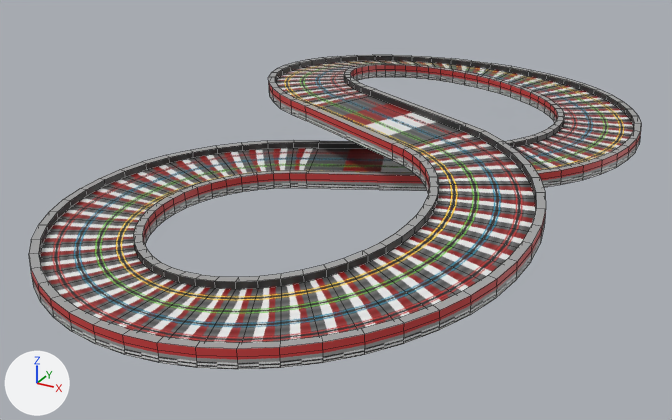
The FBX model loop-racers/Assets/Models/track.fbx as it was, and as the next commit left it.
The view is the same before and after, from a camera (50 mm lens) standing at (2.12, -4.38, 1.87) and looking at (-0.14, -0.29, -0.18). Every picture has the same lights, and +X, +Y and +Z are marked at lower left. Mesh edges are drawn as thin lines. Where no turn or scale is listed for an object, it has been applied to the vertices. Vertices at the same position are counted once.
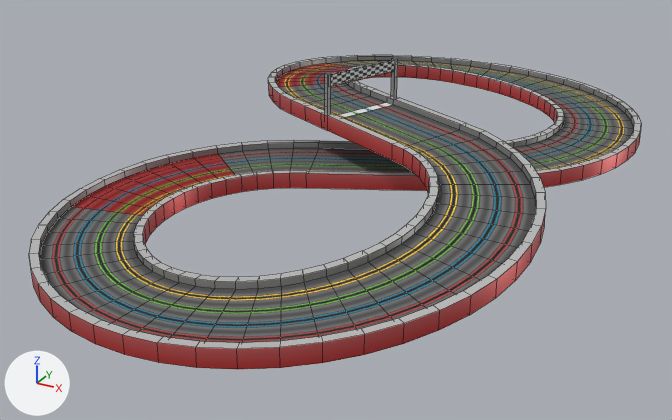
Diff of the bpy script that builds the scene:
```diff
--- a/loop-racers/Assets/Models/track.fbx.py
+++ b/loop-racers/Assets/Models/track.fbx.py
@@ mat_walls @@
+mat_walls = principled_material('Walls')
+mat_walls.texture = img_track_png
+mat_walls.metallic = 0.46
+mat_walls.roughness = 0.425
@@ mat_track @@
+mat_track = principled_material('Track')
+mat_track.texture = img_track_png
+mat_track.roughness = 1.0
@@ me_torus_004 @@
 # used by ob_torus_001; location = (0.0, 0.0, 0.0)
-me_torus_004.from_pydata(...)  # 1032 vertices, 1032 faces; spans x -1.17..1.17, y -2.17..2.17, z -0.03..0.31
-me_torus_004.materials.append(mat_material)  # picture img_track_png
+me_torus_004.from_pydata(...)  # 728 vertices, 722 faces; spans x -1.17..1.17, y -2.17..2.17, z -0.03..0.54
+# me_torus_004 part 1: 4 vertices moved from x -0.43..0.43, y -0.37..0.37, z 0.22 to x -0.31..-0.06, y -0.17..0.34, z 0.22; 340 vertices removed from x -1.17..1.17, y -2.17..2.17, z -0.03..0.28; 36 vertices added at x -0.31..-0.06, y -0.17..0.34, z 0.26..0.54
+# me_torus_004 part 2: 426 kept faces spanning x -1.17..1.17, y -2.17..2.17, z 0.03..0.31 get new texture (UV) coordinates
+me_torus_004.materials.append(mat_track)  # picture img_track_png
+me_torus_004.materials.append(mat_walls)  # picture img_track_png
```

Boxes [x1, y1, x2, y2] around the edits, measured in the pictures (672 x 420 px):
part 1 of me_torus_004, cut back: before [31, 65, 641, 369]; after [305, 58, 465, 160]
part 2 of me_torus_004, surface changed: [29, 55, 641, 349] in both
